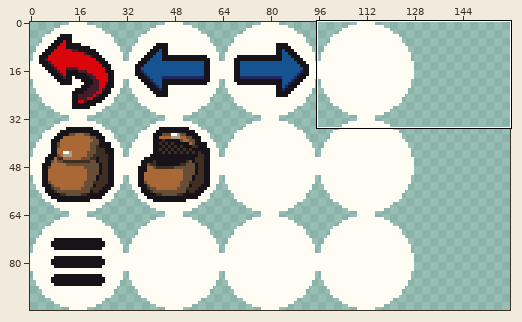
Pixel-art file -- godot/res/sprites/GUI/buttons/buttons.aseprite. The first picture is a wide view before the edit; the outline marks the close-up.
Close-up. Before:
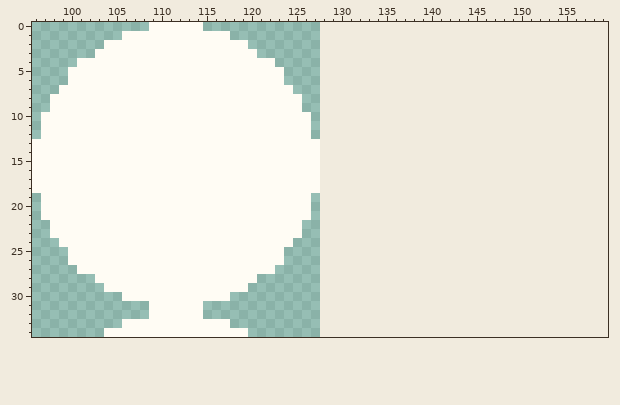
128x96 pixels, 1 frame. Shown: x 96..159, y 0..34. The old version is drawn lined up with the new one, on the new canvas.
The same view after the edit:
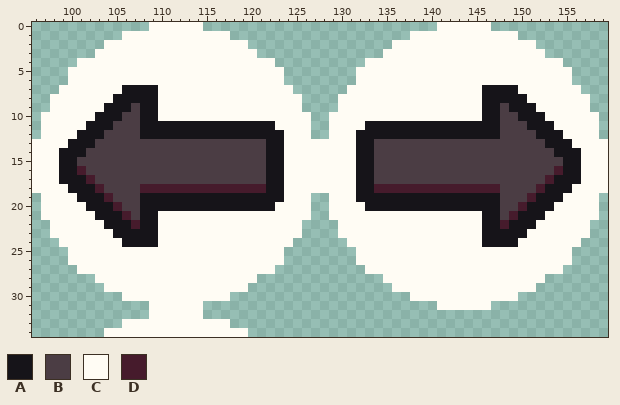
Palette (. is transparent): A #161419  B #4b3d44  C #fffcf4  D #461b2c
Change:
canvas 128x96 -> 160x96
Changed rows in their new state; - is an unchanged pixel.
first column x 99:
 0 ------------------------------------------CCCCCC-------------
 1 ---------------------------------------CCCCCCCCCCCC----------
 2 -------------------------------------CCCCCCCCCCCCCCCC--------
 3 ------------------------------------CCCCCCCCCCCCCCCCCC-------
 4 ----------------------------------CCCCCCCCCCCCCCCCCCCCCC-----
 5 ---------------------------------CCCCCCCCCCCCCCCCCCCCCCCC----
 6 ---------------------------------CCCCCCCCCCCCCCCCCCCCCCCC----
 7 -------AAAA---------------------CCCCCCCCCCCCCCCAAAACCCCCCC---
 8 ------AAAAA--------------------CCCCCCCCCCCCCCCCAAAAACCCCCCC--
 9 -----AAABAA--------------------CCCCCCCCCCCCCCCCAABAAACCCCCC--
10 ----AAABBAA-------------------CCCCCCCCCCCCCCCCCAABBAAACCCCCC-
11 ---AAABBBAAAAAAAAAAAAAAA------CCCCAAAAAAAAAAAAAAABBBAAACCCCC-
12 --AAABBBBAAAAAAAAAAAAAAAA-----CCCAAAAAAAAAAAAAAAABBBBAAACCCC-
13 -AAABBBBBBBBBBBBBBBBBBBAA----CCCCAABBBBBBBBBBBBBBBBBBBAAACCCC
14 AAABBBBBBBBBBBBBBBBBBBBAA----CCCCAABBBBBBBBBBBBBBBBBBBBAAACCC
15 AABBBBBBBBBBBBBBBBBBBBBAA----CCCCAABBBBBBBBBBBBBBBBBBBBBAACCC
16 AADBBBBBBBBBBBBBBBBBBBBAA----CCCCAABBBBBBBBBBBBBBBBBBBBDAACCC
17 AAADBBBBBBBBBBBBBBBBBBBAA----CCCCAABBBBBBBBBBBBBBBBBBBDAAACCC
18 -AAADBBBBDDDDDDDDDDDDDDAA----CCCCAADDDDDDDDDDDDDDBBBBDAAACCCC
19 --AAADBBBAAAAAAAAAAAAAAAA-----CCCAAAAAAAAAAAAAAAABBBDAAACCCC-
20 ---AAADBBAAAAAAAAAAAAAAA------CCCCAAAAAAAAAAAAAAABBDAAACCCCC-
21 ----AAADBAA-------------------CCCCCCCCCCCCCCCCCAABDAAACCCCCC-
22 -----AAADAA--------------------CCCCCCCCCCCCCCCCAADAAACCCCCC--
23 ------AAAAA--------------------CCCCCCCCCCCCCCCCAAAAACCCCCCC--
24 -------AAAA---------------------CCCCCCCCCCCCCCCAAAACCCCCCC---
25 ---------------------------------CCCCCCCCCCCCCCCCCCCCCCCC----
26 ---------------------------------CCCCCCCCCCCCCCCCCCCCCCCC----
27 ----------------------------------CCCCCCCCCCCCCCCCCCCCCC-----
28 ------------------------------------CCCCCCCCCCCCCCCCCC-------
29 -------------------------------------CCCCCCCCCCCCCCCC--------
30 ---------------------------------------CCCCCCCCCCCC----------
31 ------------------------------------------CCCCCC-------------
Pixel boxes of the changes (left, top, right, bottom) in both close-ups:
changed: (59, 22, 608, 310)
